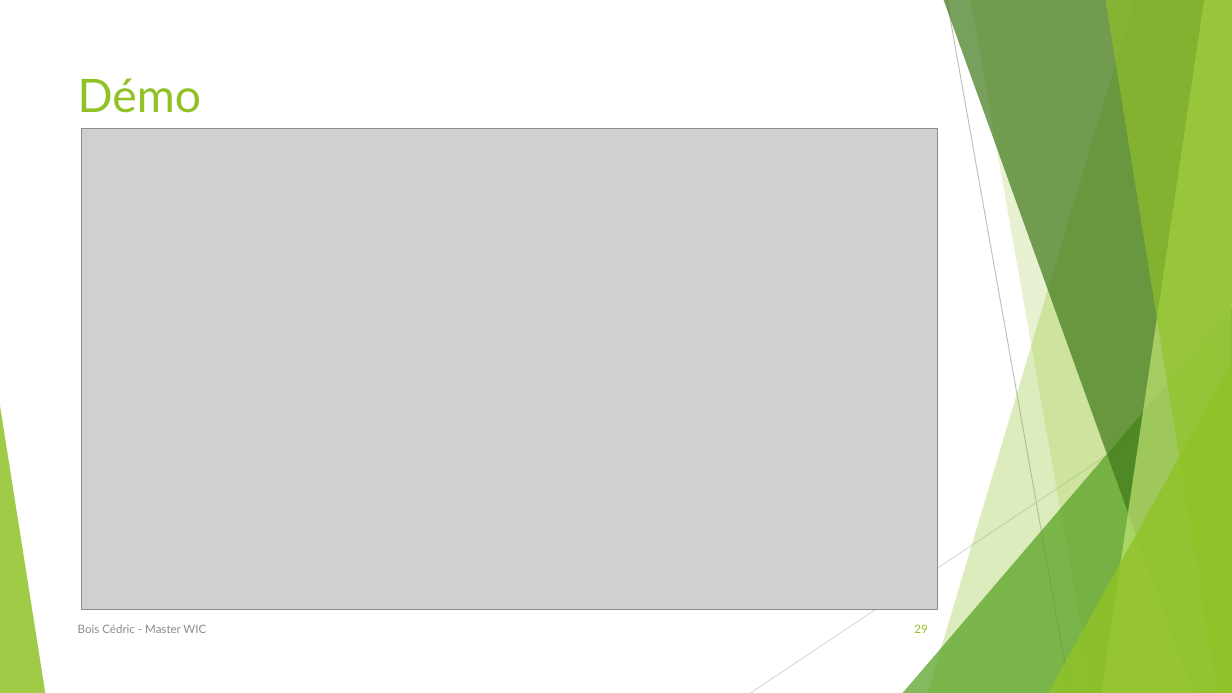
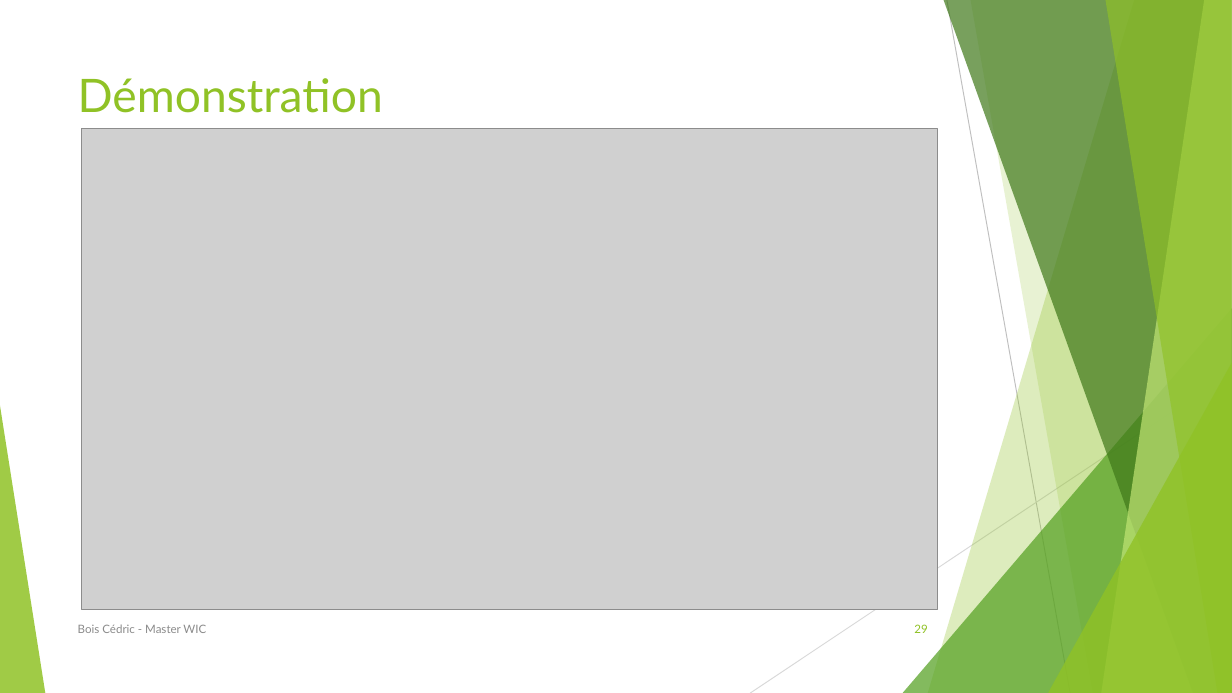
Before and after one commit to BCedric/journalStage, a slide deck: slide 29 of soutenance.pptx. Drawn at 1232x693 pixels with LibreOffice and Linux fonts; fonts in the diff are those of the drawing; grey boxes stand for pictures. Boxes give left, top, right and bottom in pixels: in the first picture for what was removed or moved away, otherwise in the second. Text is boxed around its words. In the diff, an @@ line names an element or a change of style, - is before the commit and + after.

```diff
--- a/soutenance.pptx
+++ b/soutenance.pptx
@@ title at bbox=[78, 78, 383, 113]: text changed @@
-Démo
+Démonstration
```
Also in this commit, not shown: 20 other slides changed, 1 slide added, 1 slide removed.
